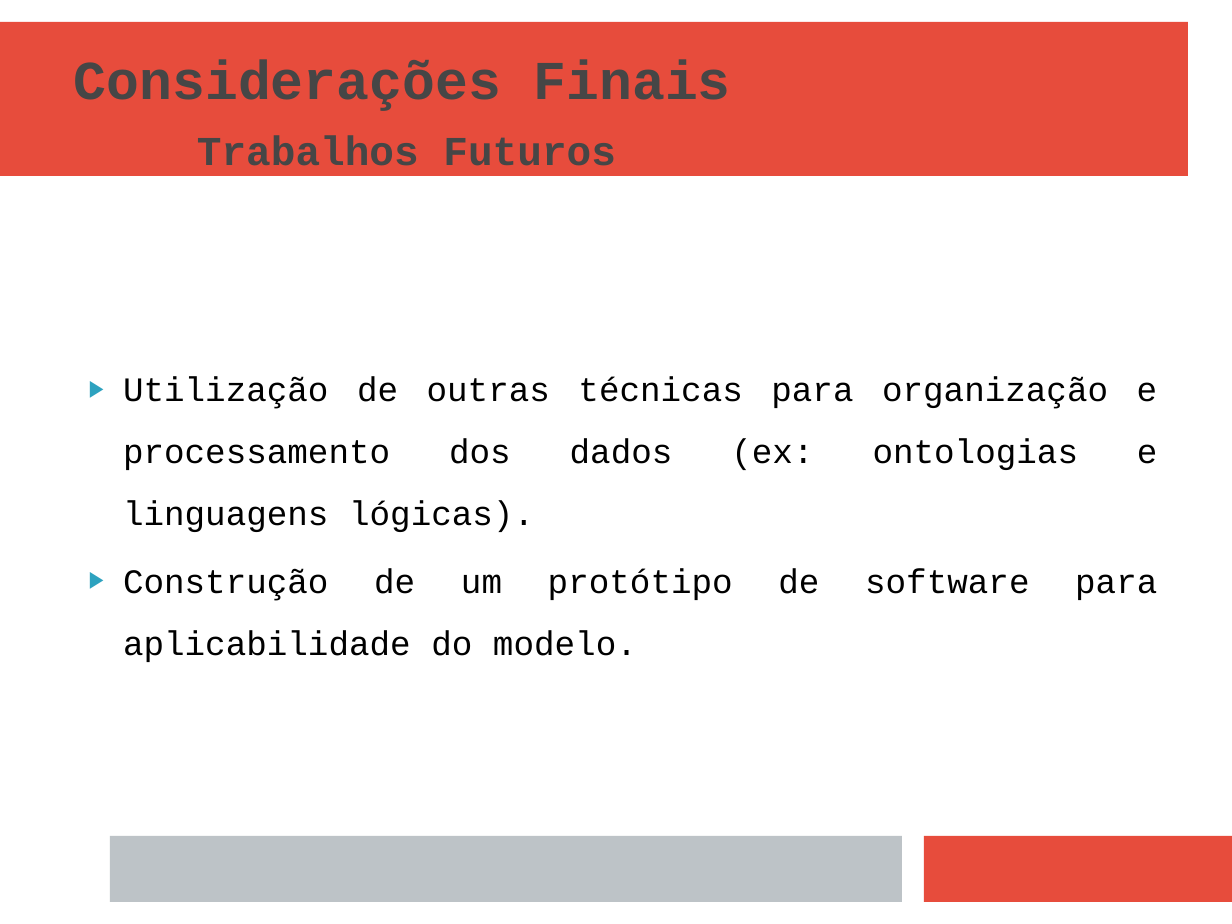
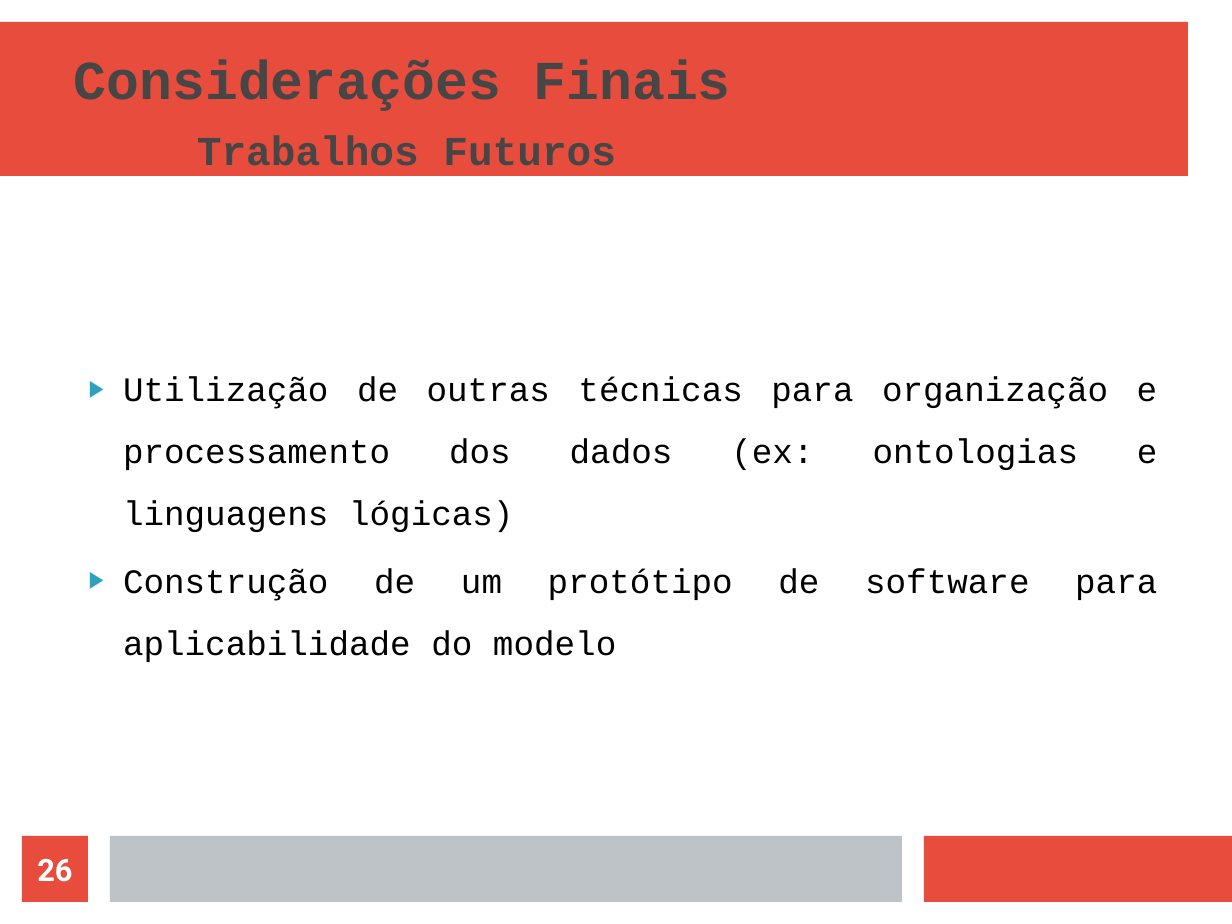
Before and after one commit to naninmartins/TCC-Modelo-de-AVA-com-CS-e-MDE, a slide deck: slide 26 of MODELO DE APOIO AO ENSINO EM AMBIENTES VIRTUAIS - APRESENTAÇÃO (linux).odp (slide 24 before the commit). Drawn at 1232x924 pixels with LibreOffice and Linux fonts; fonts in the diff are those of the drawing. Boxes give left, top, right and bottom in pixels: in the first picture for what was removed or moved away, otherwise in the second. Text is boxed around its words. In the diff, an @@ line names an element or a change of style, - is before the commit and + after.

```diff
--- a/MODELO DE APOIO AO ENSINO EM AMBIENTES VIRTUAIS - APRESENTAÇÃO (linux).odp
+++ b/MODELO DE APOIO AO ENSINO EM AMBIENTES VIRTUAIS - APRESENTAÇÃO (linux).odp
@@ text at (x1=123, y1=376, x2=1158, y2=601): text changed @@
-▶ Utilização de outras técnicas para organização e processamento dos dados (ex: ontologias e linguagens lógicas).
-▶ Construção de um protótipo de software para aplicabilidade do modelo.
+▶ Utilização de outras técnicas para organização e processamento dos dados (ex: ontologias e linguagens lógicas)
+▶ Construção de um protótipo de software para aplicabilidade do modelo
@@ page number added at (x1=22, y1=837, x2=89, y2=903), fill #E74C3C, 18 pt, text #FFFFFF, bold @@
+26
```
Also in this commit, not shown: 24 other slides changed, 4 slides added, 6 other files.
